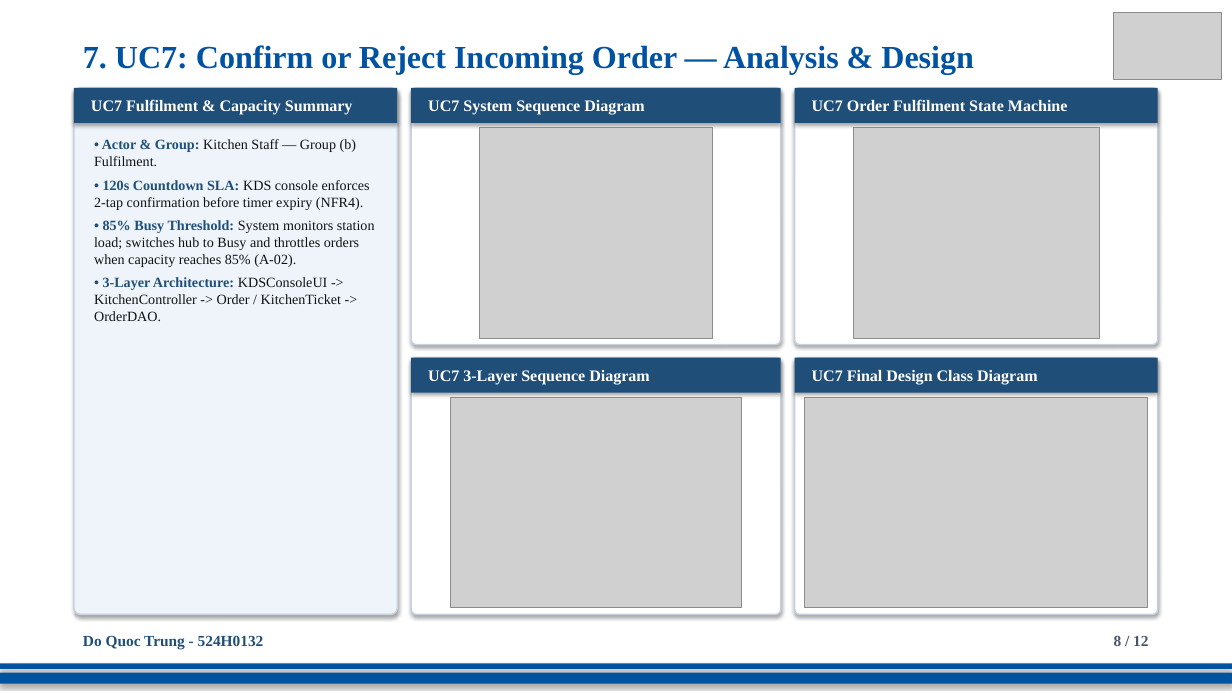
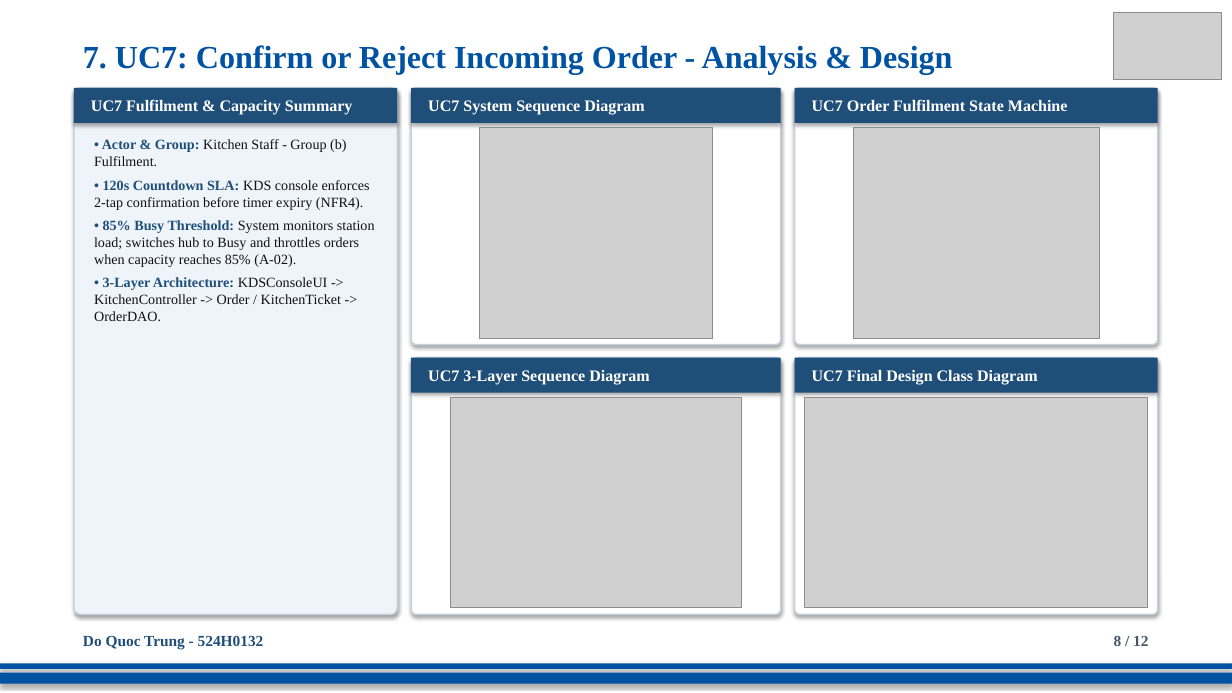
Before and after one commit to DoQuocTrung06/SaigonBite-RAD-TeamF10, a slide deck: slide 8 of Part_2/TeamF10_Presentation_for_SaigonBite.pptx. Drawn at 1232x693 pixels with LibreOffice and Linux fonts; fonts in the diff are those of the drawing; grey boxes stand for pictures. Boxes give left, top, right and bottom in pixels: in the first picture for what was removed or moved away, otherwise in the second. Text is boxed around its words. In the diff, an @@ line names an element or a change of style, - is before the commit and + after.

```diff
--- a/Part_2/TeamF10_Presentation_for_SaigonBite.pptx
+++ b/Part_2/TeamF10_Presentation_for_SaigonBite.pptx
@@ text at [83,45,953,75]: text changed @@
-7. UC7: Confirm or Reject Incoming Order — Analysis & Design
+7. UC7: Confirm or Reject Incoming Order - Analysis & Design
@@ text at [94,139,346,166]: text changed @@
-• Actor & Group: Kitchen Staff — Group (b) Fulfilment.
+• Actor & Group: Kitchen Staff - Group (b) Fulfilment.
```
Also in this commit, not shown: 9 other slides changed, 1 other file.
